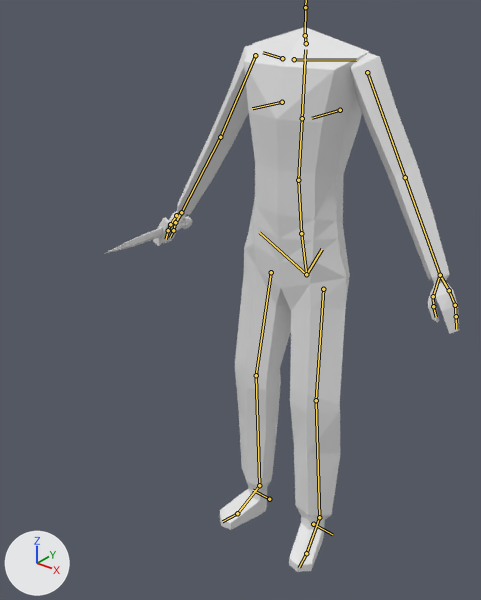
A saved change to the Blender file salemstalker/Assets/Weapons/weapon_animtions/dagger_animations.blend.
Before and after are seen from a 50 mm camera at (1.005, -1.513, 1.758) aimed at (0.001, -0.259, 0.98). Lighting does not change. The marker at lower left points along +X, +Y and +Z. The bones that bend it are drawn over the model as lines.
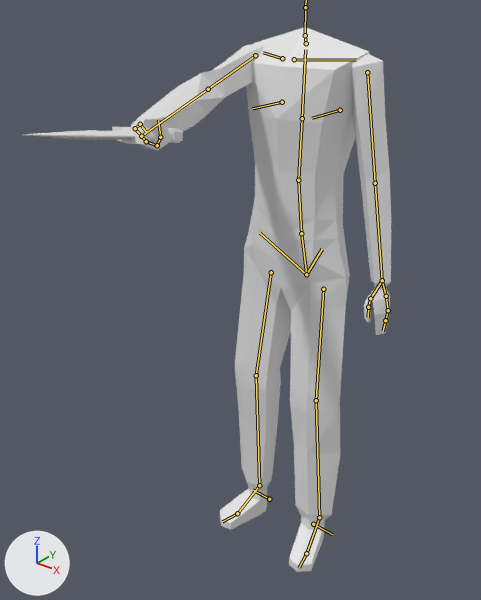
The newer file adds an action. The first version stands in its rest pose; the second is drawn at frame 80 of the action 'metarigAction.006'.

The change in detail:
Bone 'upper_arm.L' (bone_upper_arm_l) turns from (0, 0, 0) to (-2, 0, -18) degrees about its own x, y and z.
Bone 'upper_arm.R' (bone_upper_arm_r) turns from (0, 0, 0) to (82, -22, 4) degrees about its own x, y and z.
Bone 'forearm.R' (bone_forearm_r) turns from (0, 0, 0) to (-7, 58, -4) degrees about its own x, y and z.
Bone 'hand.R' (bone_hand_r) turns from (0, 0, 0) to (-63, 39, 24) degrees about its own x, y and z.
Bone 'hand.R.002' (bone_hand_r_002) turns from (0, 0, 0) to (0, 8, 44) degrees about its own x, y and z.
Bone 'hand.R.001' (bone_hand_r_001) turns from (0, 0, 0) to (0, 3, 40) degrees about its own x, y and z.
Bone 'forearm.R.001' (bone_forearm_r_001) turns from (0, 0, 0) to (-67, 70, -66) degrees about its own x, y and z.
Bone 'forearm.R.003' (bone_forearm_r_003) turns from (0, 0, 0) to (6, -1, -32) degrees about its own x, y and z.

Pixel boxes [x1, y1, x2, y2] of what changed, in the pictures (481 x 600 px):
'Cube.002', posed (12% narrower)
    before: [162, 45, 459, 334]
    after: [131, 44, 391, 335]
'Cylinder', posed (77% wider, 54% shorter)
    before: [104, 216, 193, 254]
    after: [25, 127, 183, 144]
bone 'upper_arm.L', root to tip
    before: (367, 72) to (405, 177)
    after: (367, 72) to (375, 183)
bone 'upper_arm.R', root to tip
    before: (255, 55) to (220, 137)
    after: (255, 55) to (208, 89)
bone 'forearm.R', root to tip
    before: (220, 137) to (181, 212)
    after: (208, 89) to (141, 136)
bone 'hand.R', root to tip
    before: (181, 212) to (176, 215)
    after: (141, 136) to (146, 141)
bone 'hand.R.002', root to tip
    before: (170, 224) to (168, 230)
    after: (157, 145) to (160, 137)
bone 'hand.R.001', root to tip
    before: (168, 230) to (166, 239)
    after: (160, 137) to (158, 120)
bone 'forearm.R.001', root to tip
    before: (181, 212) to (175, 222)
    after: (141, 136) to (135, 128)
bone 'forearm.R.003', root to tip
    before: (173, 230) to (170, 237)
    after: (140, 124) to (147, 133)
